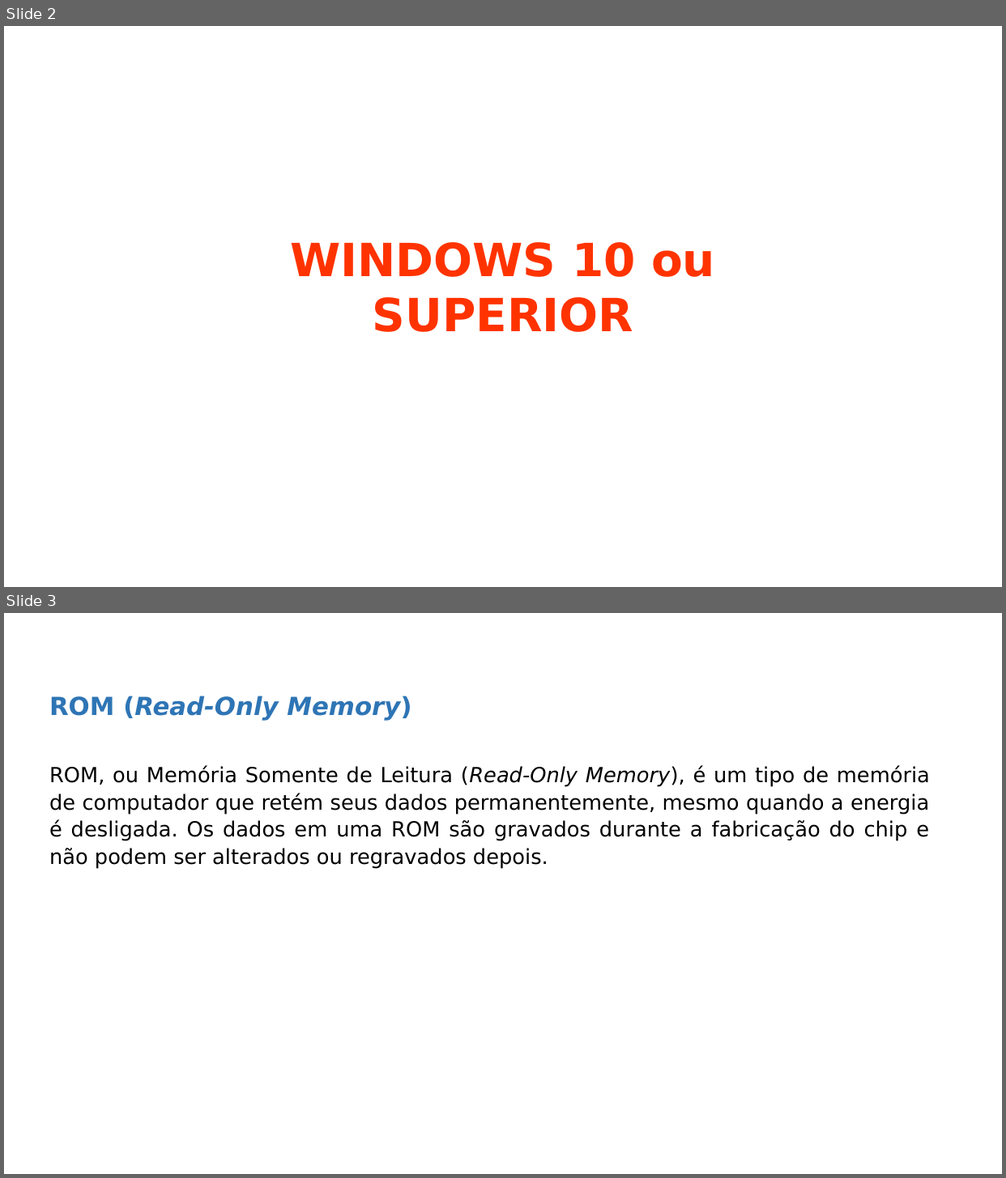
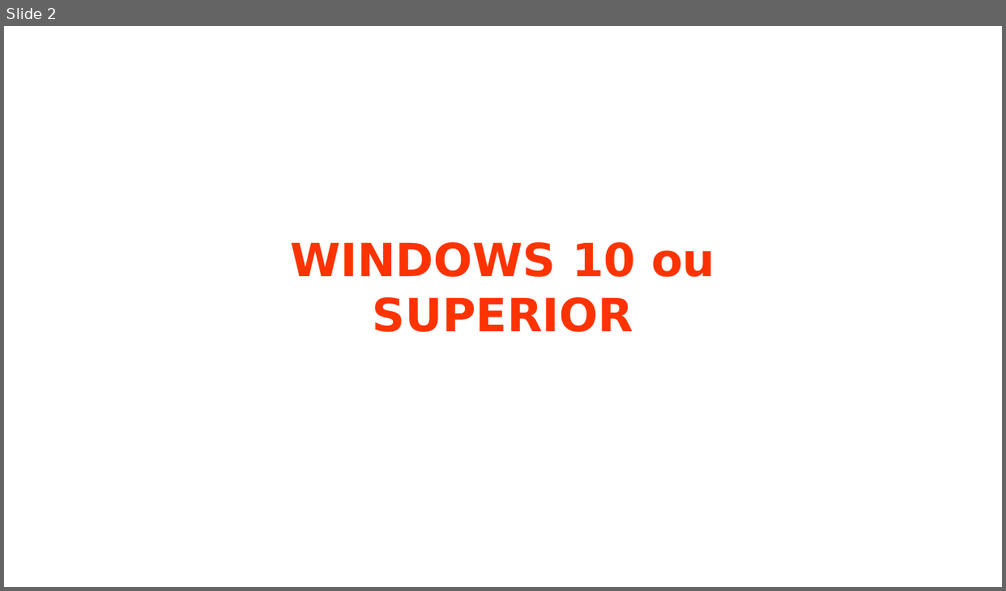
Before and after one commit to trafego2-create/slide-generator, a slide deck: pptx_templates/PETR_modelo.pptx. Shown one above the other, each under a label of ours: slides 2 and 3 before the commit, slide 2 after it. The pictures are 1006x1178 and 1006x591 pixels, drawn with LibreOffice and Linux fonts; fonts in the diff are those of the drawing; background and template pictures are left out. Boxes give left, top, right and bottom in pixels: in the first picture for what was removed or moved away, otherwise in the second. Text is boxed around its words. In the diff, an @@ line names an element or a change of style, - is before the commit and + after.

```diff
--- a/pptx_templates/PETR_modelo.pptx
+++ b/pptx_templates/PETR_modelo.pptx
@@ slide 3 removed at <box>4,613,1002,1174</box>, background picture (left out) @@
@@ text removed at <box>49,696,411,721</box> @@
-ROM (Read-Only Memory)
@@ text removed at <box>49,765,930,869</box> @@
-ROM, ou Memória Somente de Leitura (Read-Only Memory), é um tipo de memória de computador que retém seus dados permanentemente, mesmo quando a energia é desligada. Os dados em uma ROM são gravados durante a fabricação do chip e não podem ser alterados ou regravados depois.
```
Also in this commit, not shown: 1 slide added, 1 other file.
